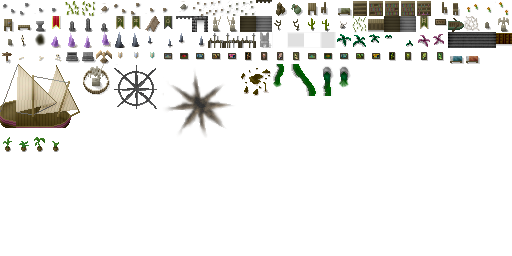
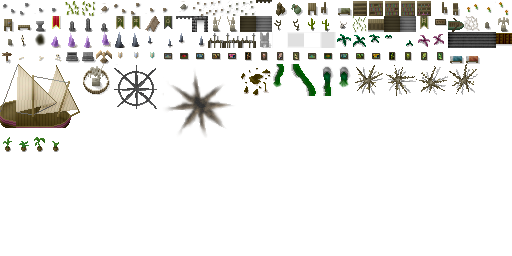
Comparing the layer stacks of the two (512, 256) images. Changes:
painted on "shade" over [355, 64, 478, 96]
